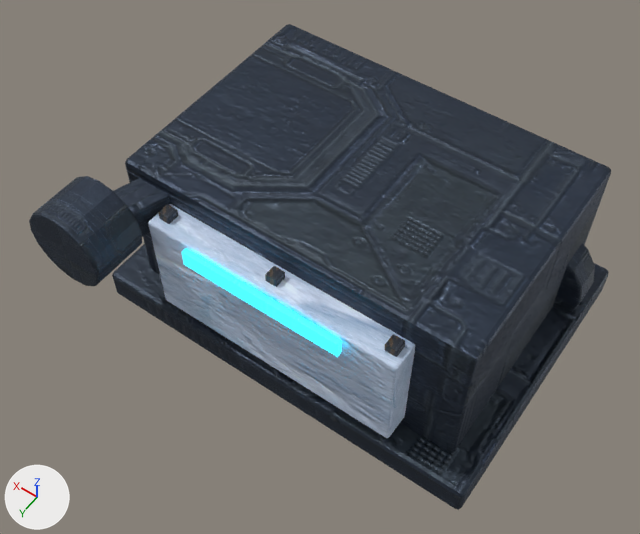
Two versions of the glTF model game/assets/world/aetherfall/phase2/salvage_pod.glb, one commit apart.
Camera for both pictures: a 50 mm lens placed at (-2.97, 4.89, 7.73), pointed at (0.13, 0.56, 0.92). Arrows for +X, +Y and +Z are at lower left; the lights stay in place. The picture after the commit comes second. Where no turn or scale is listed for an object, it has been applied to the vertices. Vertices at exactly the same position are counted once.

Names of what the first picture shows: 'PodBase', 'PodDiagnostic', 'PodFrontArmor', 'PodHull', 'PodHullRib_-1.2', 'PodHullRib_0', 'PodHullRib_1.2', 'PodToolArm', 'PodToolHead', 'PodWheel_-1.52'.
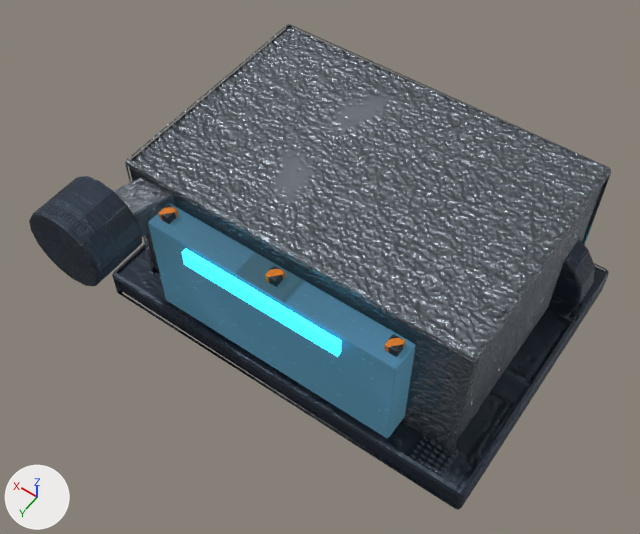
What differs and where, as boxes [x1, y1, x2, y2] in the pictures (640 x 534 px):
'PodHull', surface changed, reshaped
    before: [125, 24, 611, 453]
    after: [125, 24, 611, 455]
'PodFrontArmor', surface changed (darker)
    both: [148, 204, 415, 438]
'PodBase', reshaped
    before: [112, 244, 609, 510]
    after: [112, 243, 609, 510]
'PodToolArm', surface changed (lighter)
    both: [114, 178, 171, 237]
'PodHullRib_-1.2', surface changed
    both: [384, 334, 405, 357]
'PodHullRib_0', surface changed
    both: [265, 266, 285, 287]
'PodHullRib_1.2', surface changed
    both: [159, 205, 178, 224]
part 1 of me_cube_004, cut back
    before: [114, 246, 605, 508]
    after: [117, 247, 605, 506]
part 2 of me_cube_005, added
    after: [129, 27, 607, 451]

The change, as a diff of the scene's bpy script:
```diff
--- a/game/assets/world/aetherfall/phase2/salvage_pod.glb.py
+++ b/game/assets/world/aetherfall/phase2/salvage_pod.glb.py
@@ mat_phase2iceshadow @@
 mat_phase2iceshadow = bpy.data.materials.new('Phase2IceShadow')
-# nodes: BsdfPrincipled, NormalMap, OutputMaterial, SeparateColor, TexImage x3
-# uses the picture img_aether_ice
-# uses the picture img_aether_ice_normal
-# uses the picture img_aether_ice_orm
+# nodes: BsdfPrincipled, Mapping x3, NormalMap, OutputMaterial, SeparateColor, TexImage x3, UVMap x3
+# colours: dark cyan #305561
+# uses the picture img_aetherfall_ice_rock
+# uses the picture img_aetherfall_ice_rock_normal
+# uses the picture img_aetherfall_ice_rock_orm
@@ mat_phase2steel @@
 mat_phase2steel = bpy.data.materials.new('Phase2Steel')
-# nodes: BsdfPrincipled, NormalMap, OutputMaterial, SeparateColor, TexImage x3
-# uses the picture img_aether_metal
-# uses the picture img_aether_metal_normal
-# uses the picture img_aether_metal_orm
+# nodes: BsdfPrincipled, Mapping x3, NormalMap, OutputMaterial, SeparateColor, TexImage x3, UVMap x3
+# uses the picture img_aetherfall_metal
+# uses the picture img_aetherfall_metal_normal
+# uses the picture img_aetherfall_metal_orm
@@ mat_phase2hazard @@
 mat_phase2hazard = bpy.data.materials.new('Phase2Hazard')
-# nodes: BsdfPrincipled, NormalMap, OutputMaterial, SeparateColor, TexImage x3
-# uses the picture img_aether_hazard
-# uses the picture img_aether_hazard_normal
-# uses the picture img_aether_hazard_orm
+# nodes: BsdfPrincipled, Mapping x3, NormalMap, OutputMaterial, SeparateColor, TexImage x3, UVMap x3
+# uses the picture img_aetherfall_hazard
+# uses the picture img_aetherfall_hazard_normal
+# uses the picture img_aetherfall_hazard_orm
@@ me_cube_004 @@
-me_cube_004.from_pydata(...)  # 56 vertices, 108 faces; spans x -2.12..2.12, y -1.55..1.55, z -0.18..0.18
+me_cube_004.from_pydata(...)  # 96 vertices, 156 faces; spans x -2.12..2.12, y -1.55..1.55, z -0.18..0.18
+# me_cube_004 part 1
+# 8 faces are deleted
+# 40 vertices are added at x -2.08..2.08, y -1.53..1.53, z -0.16..0.16
+# 56 new faces join them
 me_cube_004.materials.append(mat_phase2dark)
@@ me_cube_005 @@
-me_cube_005.from_pydata(...)  # 56 vertices, 108 faces; spans x -1.84..1.84, y -1.26..1.26, z -0.88..0.88
+me_cube_005.from_pydata(...)  # 104 vertices, 162 faces; spans x -1.84..1.84, y -1.26..1.26, z -0.88..0.88
+# me_cube_005 part 2: 48 vertices added at x -1.82..1.82, y -1.24..1.24, z -0.85..0.85
 me_cube_005.materials.append(mat_phase2steel)
```
